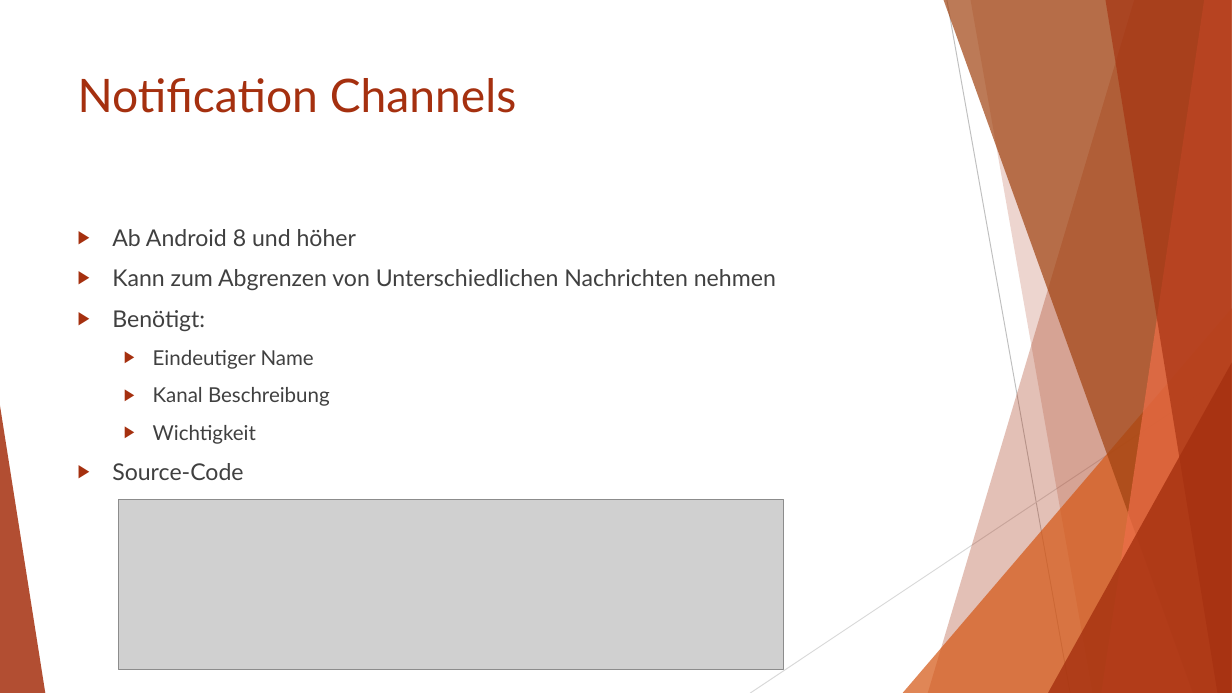
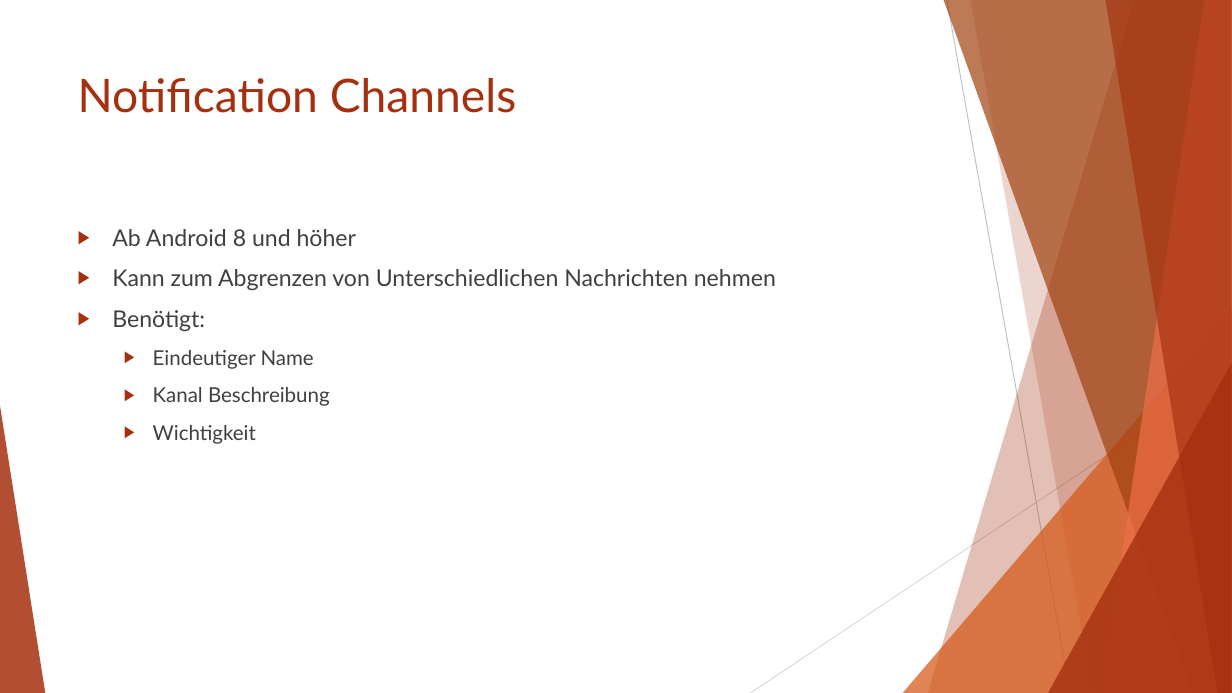
Before and after one commit to Cayleb-Ordo/Notification-Demo, a slide deck: slide 4 of Dokumentation/Präsentation/Push-Notifications.pptx. Drawn at 1232x693 pixels with LibreOffice and Linux fonts; fonts in the diff are those of the drawing; grey boxes stand for pictures. Boxes give left, top, right and bottom in pixels: in the first picture for what was removed or moved away, otherwise in the second. Text is boxed around its words. In the diff, an @@ line names an element or a change of style, - is before the commit and + after.

```diff
--- a/Dokumentation/Präsentation/Push-Notifications.pptx
+++ b/Dokumentation/Präsentation/Push-Notifications.pptx
@@ text at [112,463,243,480]: paragraph removed @@
-▶ Source-Code
@@ picture removed at [118,499,783,669] @@
```
Also in this commit, not shown: 5 other slides changed, 11 other files.
